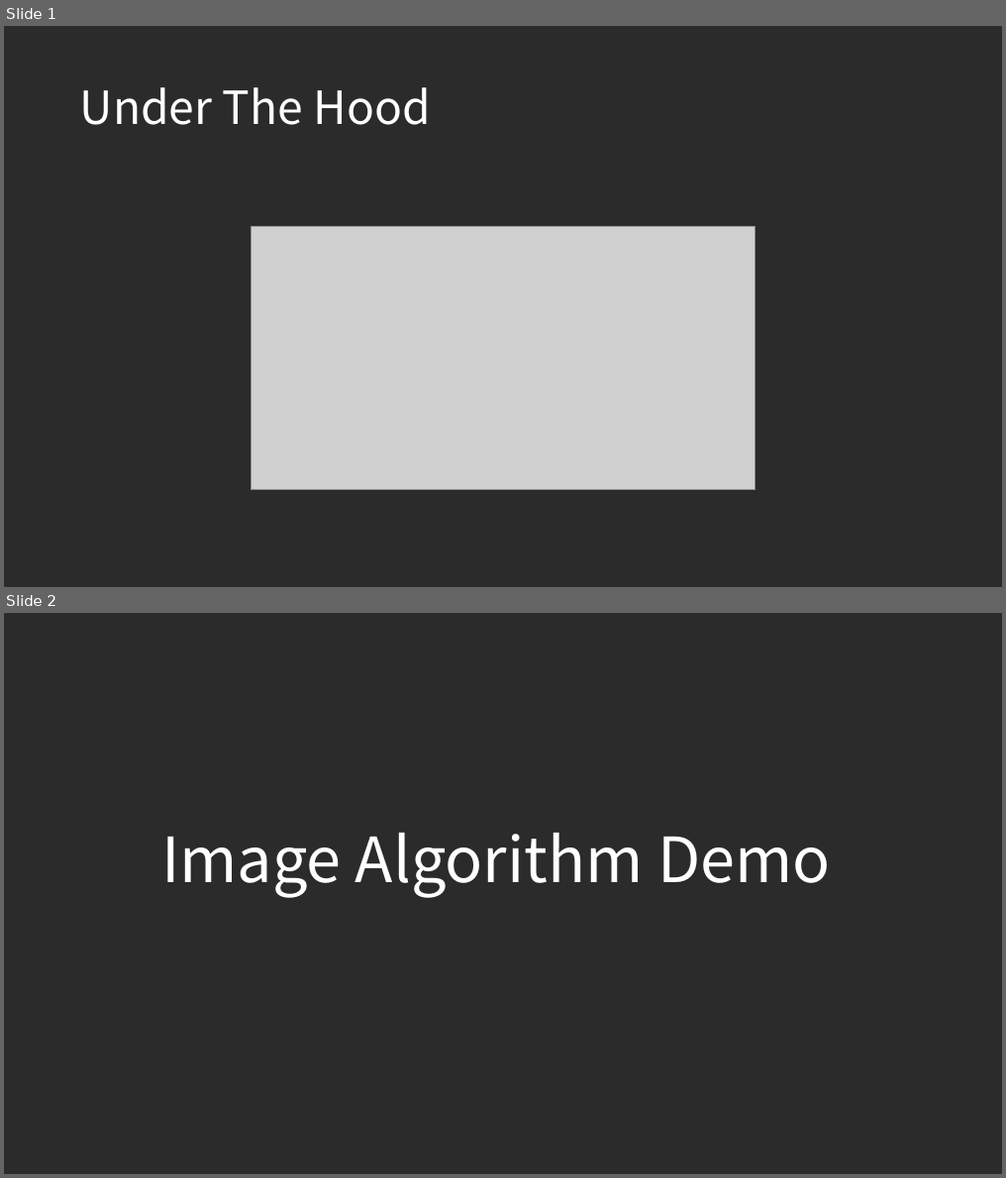
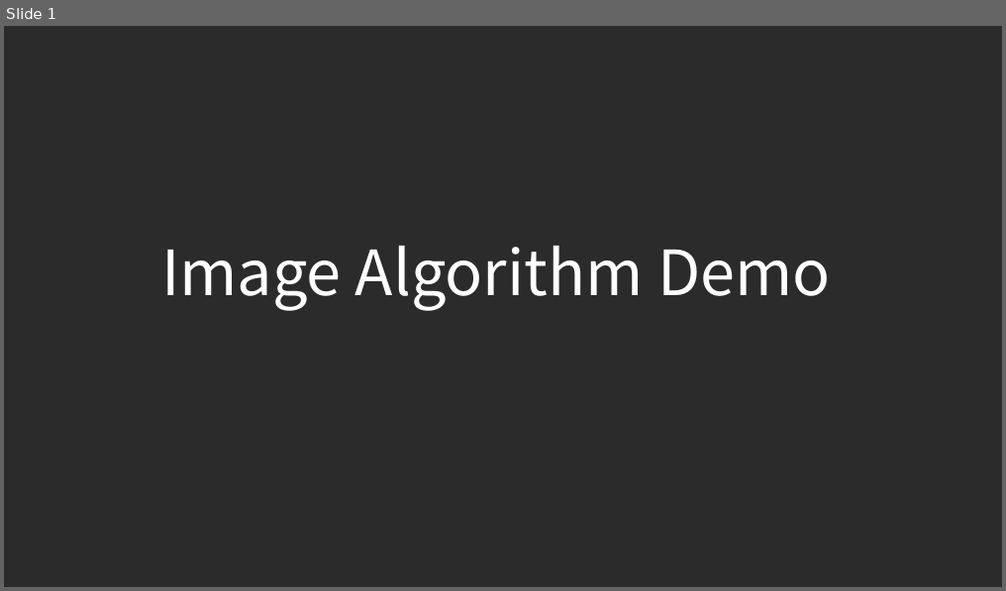
Before and after one commit to LoloMarty/2024-, a slide deck: CS4630/Approximate Computing.pptx. Shown one above the other, each under a label of ours: slides 1 and 2 before the commit, slide 1 after it. The pictures are 1006x1178 and 1006x591 pixels, drawn with LibreOffice and Linux fonts; fonts in the diff are those of the drawing; grey boxes stand for pictures; background and template pictures are left out; a plain dark background stands for a picture behind light text. Boxes give left, top, right and bottom in pixels: in the first picture for what was removed or moved away, otherwise in the second. Text is boxed around its words. In the diff, an @@ line names an element or a change of style, - is before the commit and + after.

```diff
--- a/CS4630/Approximate Computing.pptx
+++ b/CS4630/Approximate Computing.pptx
@@ slide 1 removed at box(4, 26, 1002, 587), background picture (left out) @@
@@ title removed at box(80, 87, 430, 125) @@
-Under The Hood
@@ picture removed at box(252, 227, 755, 490) @@
@@ what was slide 2 is now slide 1 @@
```
Also in this commit, not shown: 1 slide changed, 11 slides added, 1 other file.
